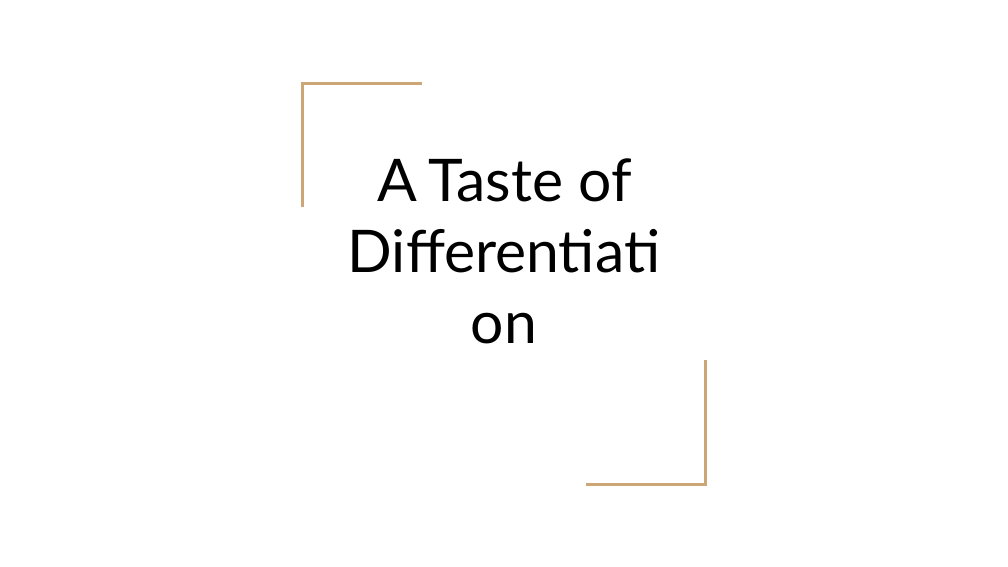
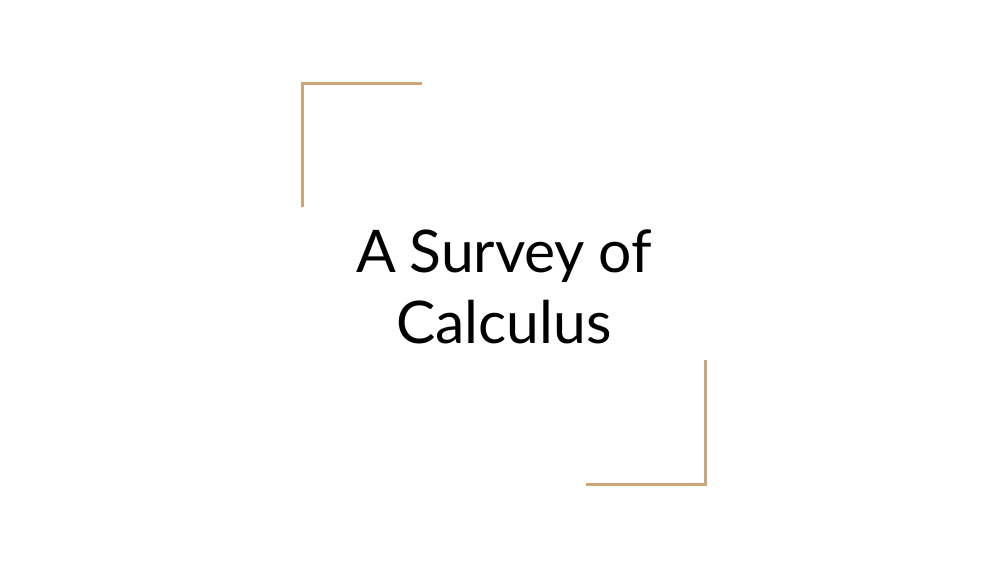
Before and after one commit to Sparks29032/Applied-Math-Website, a slide deck: slide 1 of docs/resources/slides/Survey of Calculus.pptx. Drawn at 1008x567 pixels with LibreOffice and Linux fonts; fonts in the diff are those of the drawing. Boxes give left, top, right and bottom in pixels: in the first picture for what was removed or moved away, otherwise in the second. Text is boxed around its words. In the diff, an @@ line names an element or a change of style, - is before the commit and + after.

Commit message:
Calculus material

```diff
--- a/docs/resources/slides/Survey of Calculus.pptx
+++ b/docs/resources/slides/Survey of Calculus.pptx
@@ title at (x1=357, y1=229, x2=652, y2=344): text changed @@
-A Taste of Differentiation
+A Survey of Calculus
```
Also in this commit, not shown: 1 other slide changed, 7 slides added, 6 slides removed, 2 other files.
